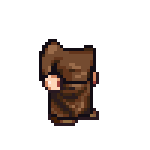
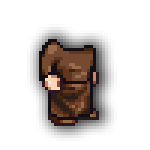
Layers edited between the first and the second 150x150 image:
pixels changed over <box>27,24,117,141</box> (layer not identified)
